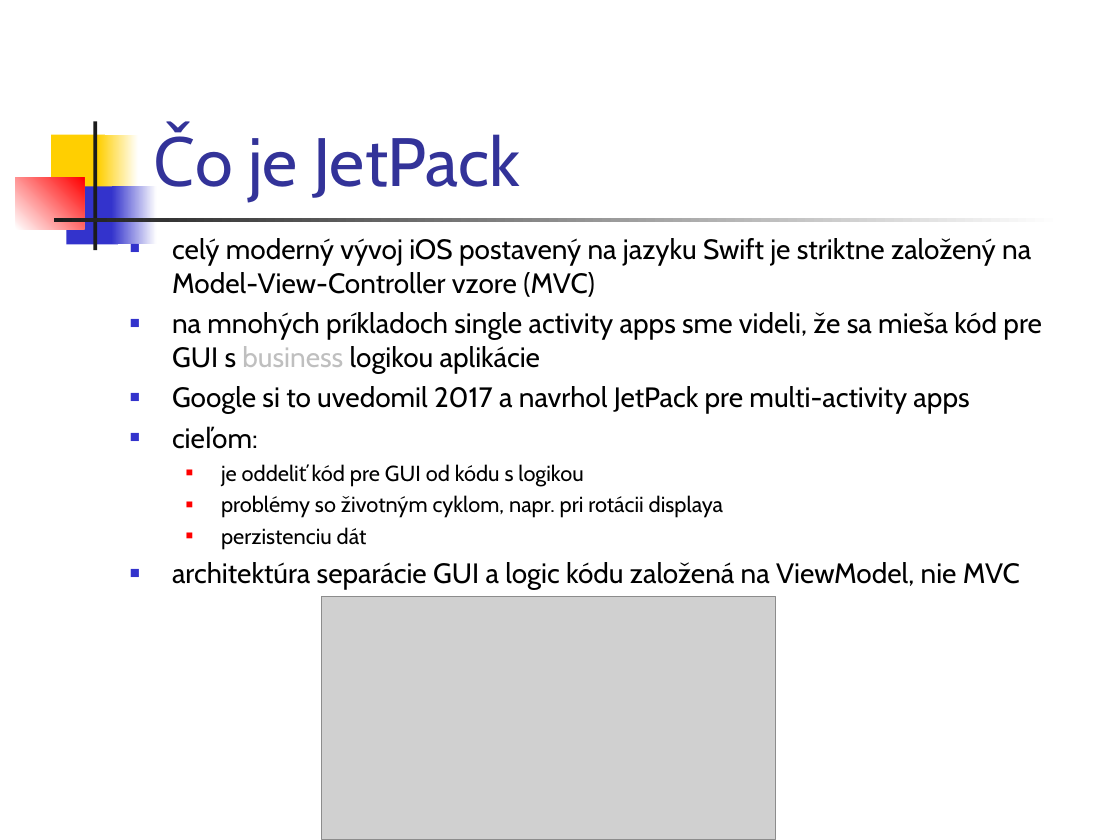
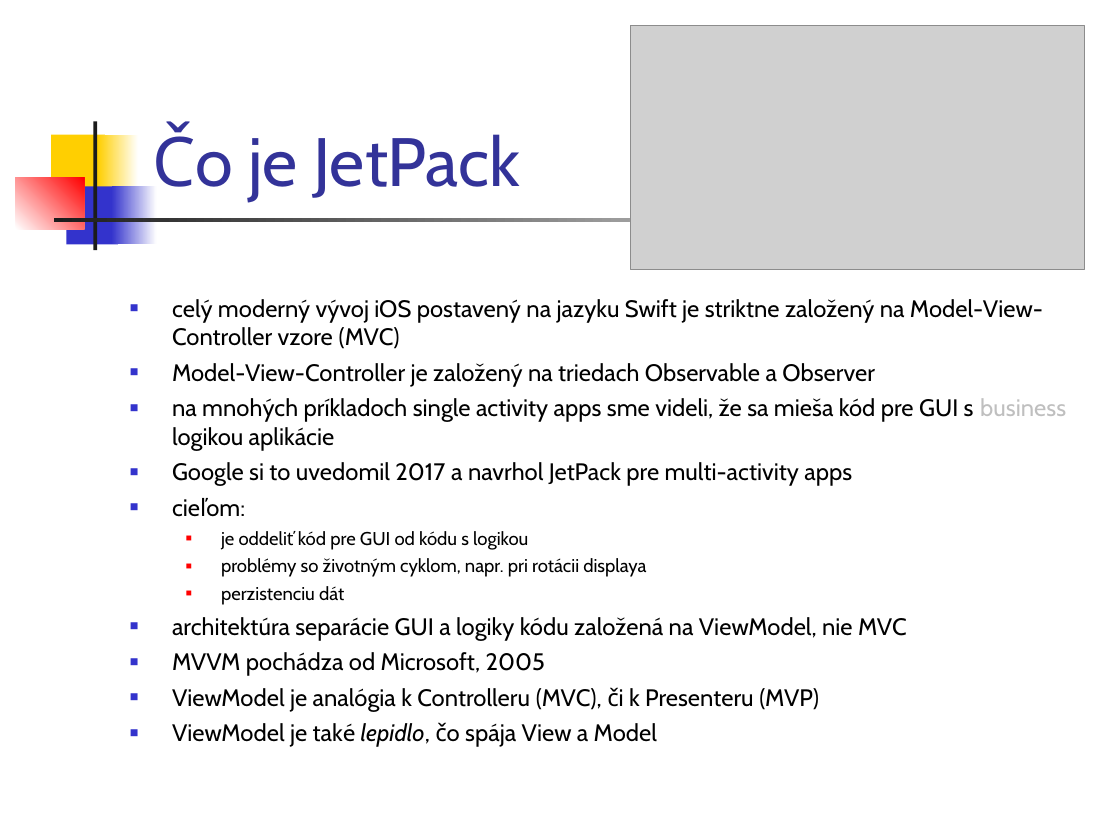
Before and after one commit to vmandro/Prednasky, a slide deck: slide 10 of 07/07_Android.ppt (slide 7 before the commit). Drawn at 1120x840 pixels with LibreOffice and Linux fonts; fonts in the diff are those of the drawing; grey boxes stand for pictures. Boxes give left, top, right and bottom in pixels: in the first picture for what was removed or moved away, otherwise in the second. Text is boxed around its words. In the diff, an @@ line names an element or a change of style, - is before the commit and + after.

```diff
--- a/07/07_Android.ppt
+++ b/07/07_Android.ppt
@@ picture: place and size @@
-picture at (321, 596, 775, 840)
+picture at (631, 26, 1084, 270)
@@ text "celý moderný vývoj iOS postavený ...": place and size @@
-text "celý moderný vývoj iOS postavený ..." at (172, 238, 1042, 590)
+text "celý moderný vývoj iOS postavený ..." at (172, 299, 1066, 747)
@@ text at (172, 299, 1066, 605): size 18 to 15.3 pt in "celý moderný vývoj iOS postavený na jazyku ...", "na mnohých príkladoch single activity apps sme ...", "Google si to uvedomil 2017 a navrhol ...", "cieľom:"; size 14 to 11.9 pt in "je oddeliť kód pre GUI od kódu ...", "problémy so životným cyklom, napr. pri rotácii ...", "perzistenciu dát" @@
@@ text at (172, 363, 875, 387): paragraph added @@
+■ Model-View-Controller je založený na triedach Observable a Observer
@@ text at (172, 617, 907, 747): text changed; size 18 to 15.3 pt @@
-■ architektúra separácie GUI a logic kódu založená na ViewModel, nie MVC
+■ architektúra separácie GUI a logiky kódu založená na ViewModel, nie MVC
+■ MVVM pochádza od Microsoft, 2005
+■ ViewModel je analógia k Controlleru (MVC), či k Presenteru (MVP)
+■ ViewModel je také lepidlo, čo spája View a Model
```
Also in this commit, not shown: 14 other slides changed, 14 slides added, 2 slides removed, 1 other file.
